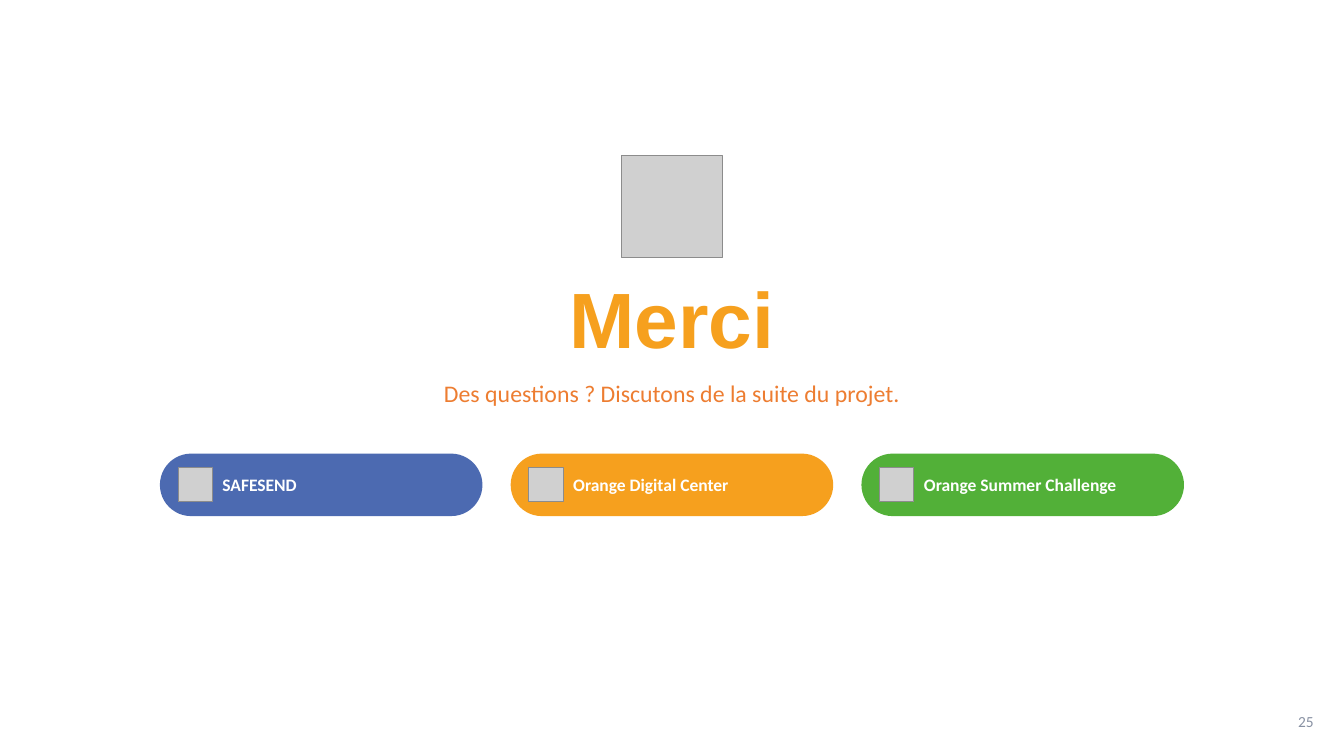
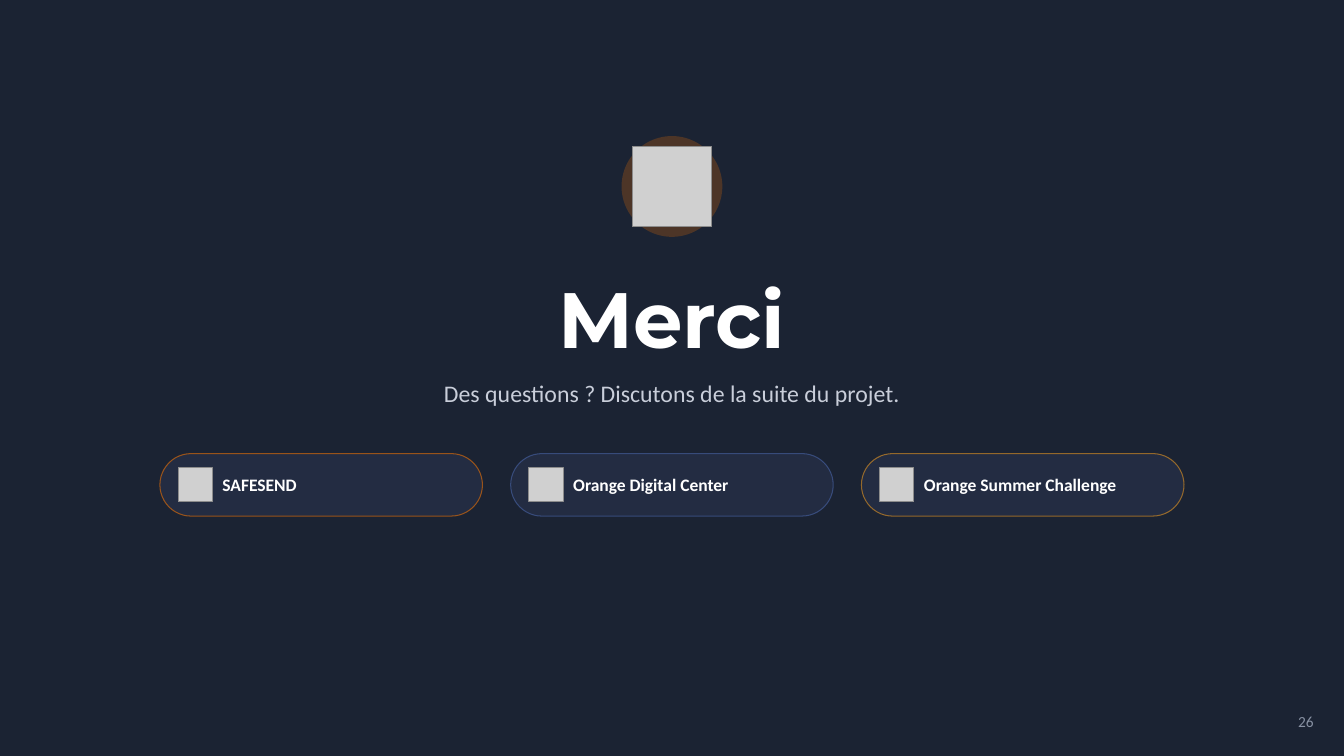
Before and after one commit to kwismo-support/Kwismo, a slide deck: slide 26 of cadrage/KWISMO_Presentation_Dark.pptx (slide 25 before the commit). Drawn at 1344x756 pixels with LibreOffice and Linux fonts; fonts in the diff are those of the drawing; grey boxes stand for pictures; background and template pictures are left out. Boxes give left, top, right and bottom in pixels: in the first picture for what was removed or moved away, otherwise in the second. Text is boxed around its words. In the diff, an @@ line names an element or a change of style, - is before the commit and + after.

```diff
--- a/cadrage/KWISMO_Presentation_Dark.pptx
+++ b/cadrage/KWISMO_Presentation_Dark.pptx
@@ background #FFFFFF to picture (left out) @@
@@ ellipse added at bbox=[622, 136, 723, 237], fill #FF7900 at 22% opacity @@
@@ picture added at bbox=[632, 146, 712, 226] @@
@@ picture removed at bbox=[621, 156, 723, 258] @@
@@ text "Merci" at bbox=[558, 286, 785, 349]: font Arial to Montserrat, text colour #F6A01E to #FFFFFF @@
@@ text "Des questions ? Discutons de ..." at bbox=[444, 385, 899, 406]: text colour #ED7D31 to #C9CEDA @@
@@ rounded rectangle at bbox=[160, 454, 483, 516]: fill #4C6AB1 to #232C42; outline none to #FF7900 0.75 pt @@
@@ rounded rectangle at bbox=[511, 454, 834, 516]: fill #F6A01E to #232C42; outline none to #4D6AB1 0.75 pt @@
@@ rounded rectangle at bbox=[862, 454, 1185, 516]: fill #52B038 to #232C42; outline none to #F6A020 0.75 pt @@
@@ text at bbox=[1298, 717, 1314, 727]: text changed @@
-25
+26
```
Also in this commit, not shown: 24 other slides changed, 2 slides added, 2 other files.
